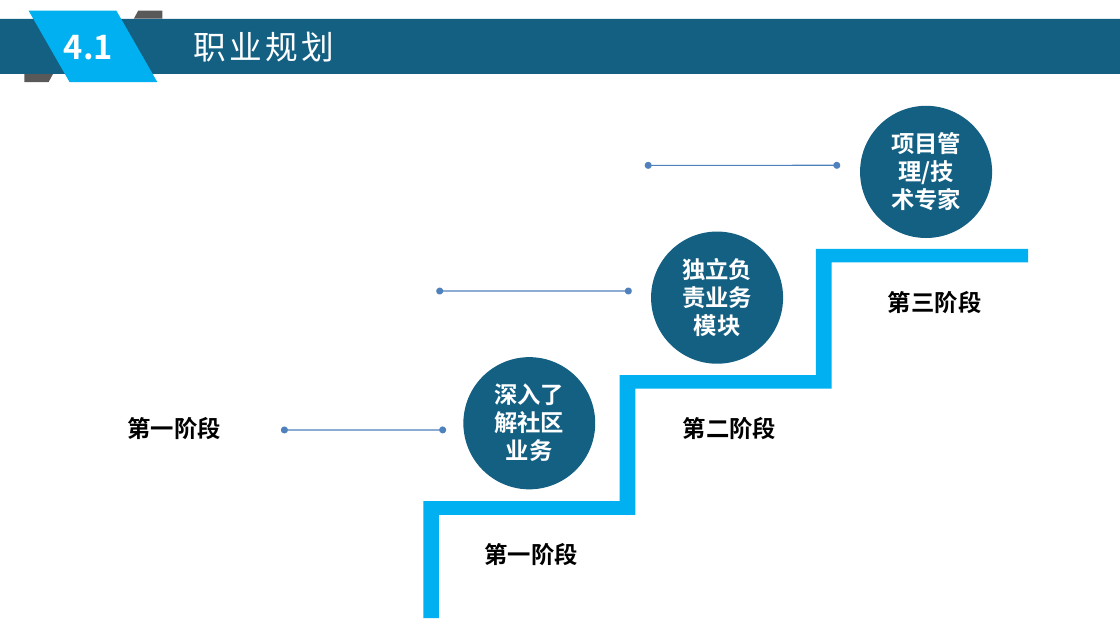
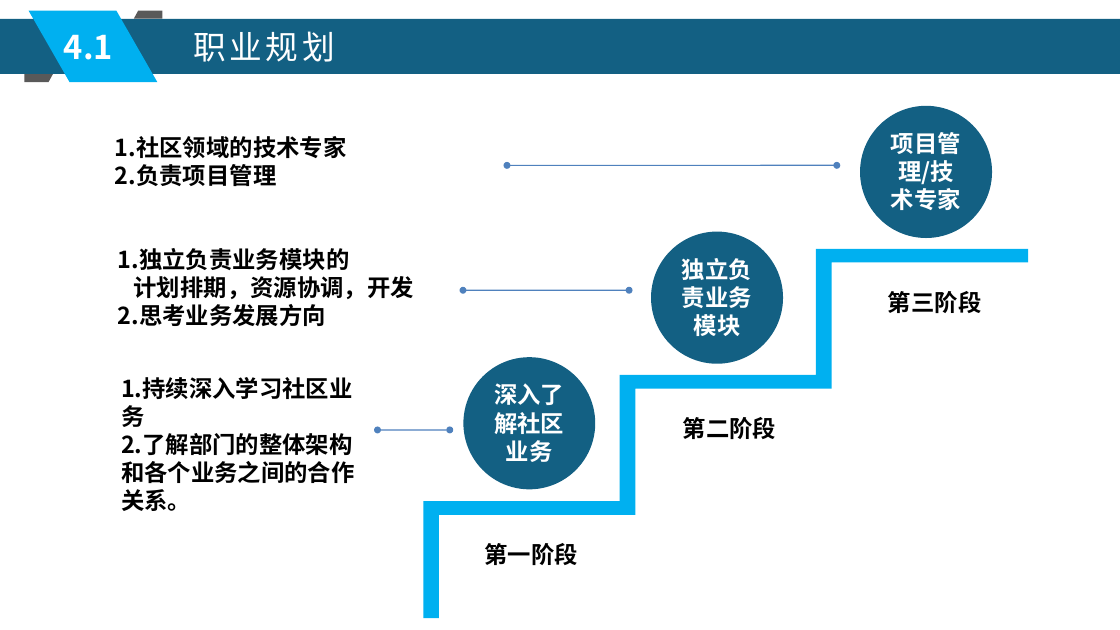
Before and after one commit to xljnc/husky-starter, a slide deck: slide 15 of doc/zzdb.pptx. Drawn at 1120x630 pixels with LibreOffice and Linux fonts; fonts in the diff are those of the drawing. Boxes give left, top, right and bottom in pixels: in the first picture for what was removed or moved away, otherwise in the second. Text is boxed around its words. In the diff, an @@ line names an element or a change of style, - is before the commit and + after.

```diff
--- a/doc/zzdb.pptx
+++ b/doc/zzdb.pptx
@@ text added at [115,136,347,186], 20 pt, text #000000, bold @@
+1.社区领域的技术专家
+2.负责项目管理
@@ double arrow moved from (837, 166) - (649, 166) to (837, 166) - (507, 166) @@
@@ text added at [118,248,414,326], 20 pt, text #000000, bold @@
+1.独立负责业务模块的
+计划排期，资源协调，开发
+2.思考业务发展方向
@@ double arrow moved from (628, 291) - (439, 291) to (629, 291) - (463, 291) @@
@@ text added at [121,377,355,511], 20 pt, text #000000, bold @@
+1.持续深入学习社区业务
+2.了解部门的整体架构和各个业务之间的合作关系。
@@ text removed at [127,417,220,439] @@
-第一阶段
@@ double arrow moved from (443, 430) - (285, 430) to (450, 430) - (377, 430) @@
```
Also in this commit, not shown: 15 other slides changed.
